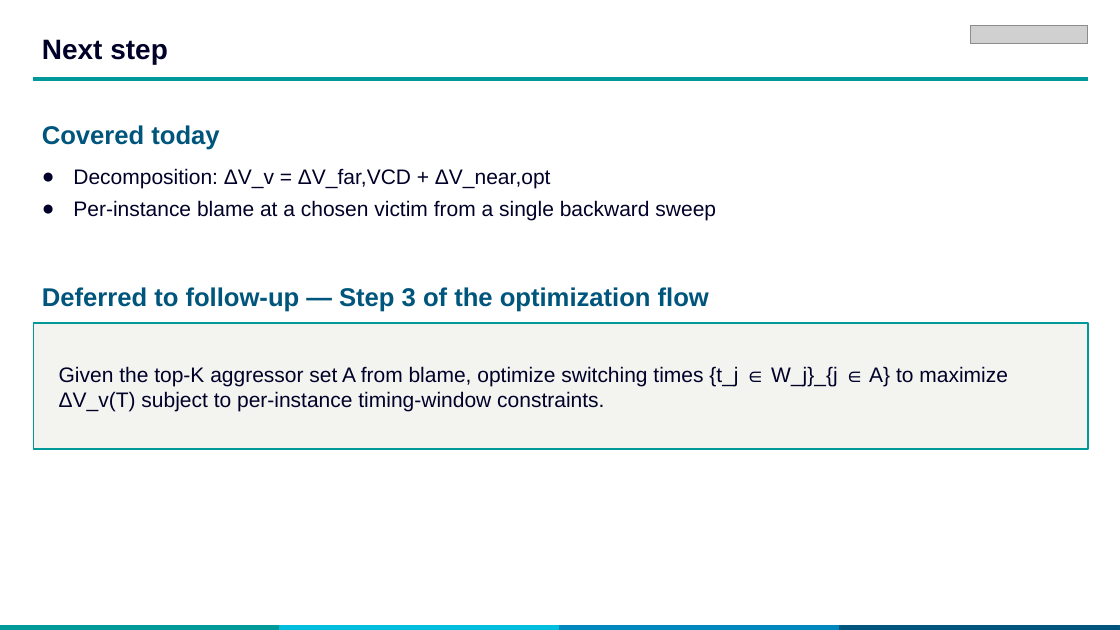
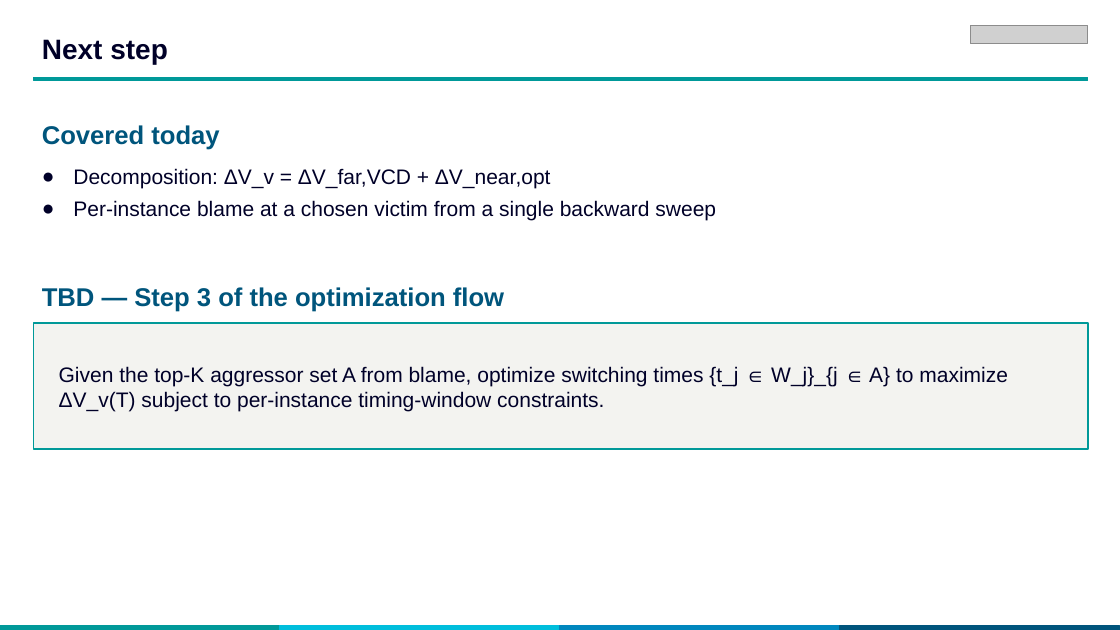
Before and after one commit to patour/sigma_dvd_prototype, a slide deck: slide 15 of docs/advanced_vectorless_slides.pptx (slide 13 before the commit). Drawn at 1120x630 pixels with LibreOffice and Linux fonts; fonts in the diff are those of the drawing; grey boxes stand for pictures. Boxes give left, top, right and bottom in pixels: in the first picture for what was removed or moved away, otherwise in the second. Text is boxed around its words. In the diff, an @@ line names an element or a change of style, - is before the commit and + after.

```diff
--- a/docs/advanced_vectorless_slides.pptx
+++ b/docs/advanced_vectorless_slides.pptx
@@ text at [42,287,504,312]: text changed @@
-Deferred to follow-up — Step 3 of the optimization flow
+TBD — Step 3 of the optimization flow
```
Also in this commit, not shown: 1 other slide changed, 4 slides added, 2 slides removed.
